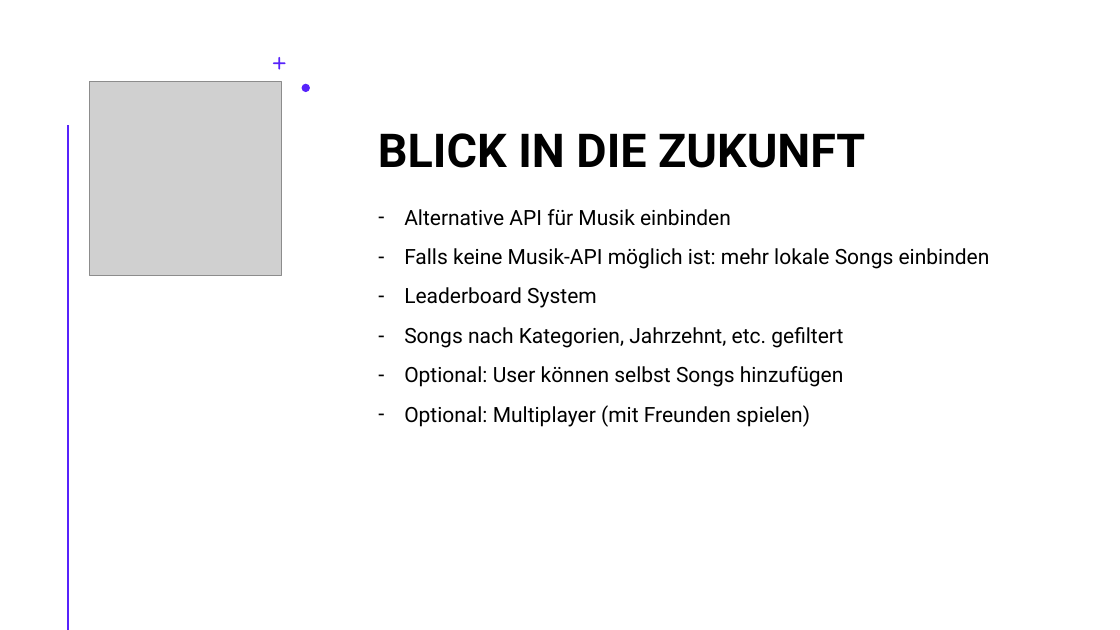
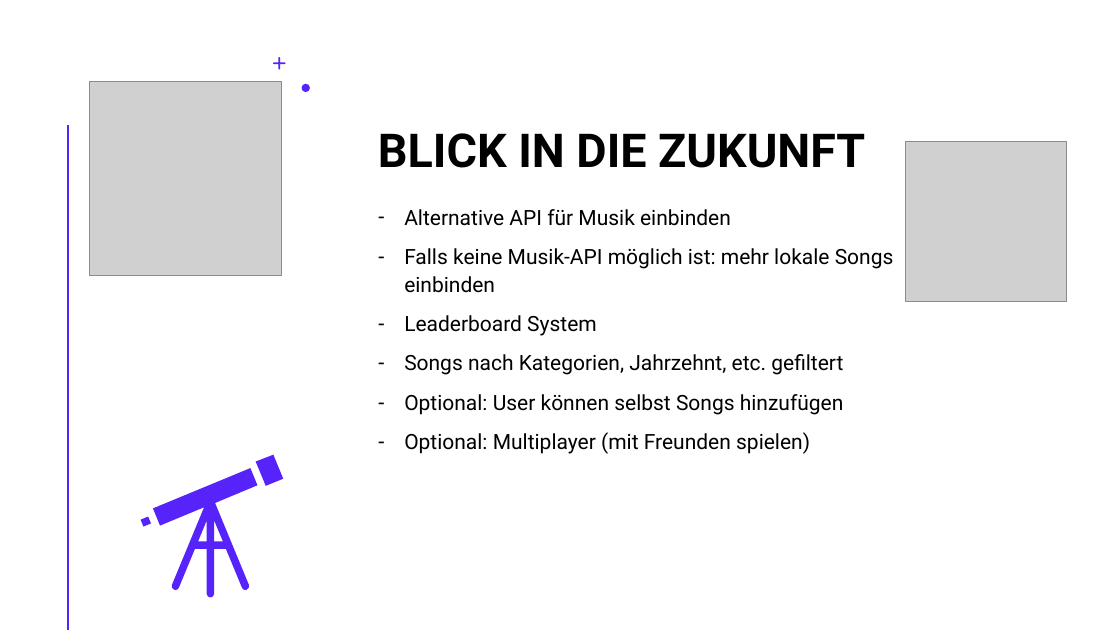
Before and after one commit to Sodentix/Melodia, a slide deck: slide 18 of Projektunterlagen/999_Zwischenpräsentationen/1. Zwischenpräsentation/Zwischenpräsentation Melodia am 12.11.2025.pptx (slide 10 before the commit). Drawn at 1120x630 pixels with LibreOffice and Linux fonts; fonts in the diff are those of the drawing; grey boxes stand for pictures. Boxes give left, top, right and bottom in pixels: in the first picture for what was removed or moved away, otherwise in the second. Text is boxed around its words. In the diff, an @@ line names an element or a change of style, - is before the commit and + after.

```diff
--- a/Projektunterlagen/999_Zwischenpräsentationen/1. Zwischenpräsentation/Zwischenpräsentation Melodia am 12.11.2025.pptx
+++ b/Projektunterlagen/999_Zwischenpräsentationen/1. Zwischenpräsentation/Zwischenpräsentation Melodia am 12.11.2025.pptx
@@ picture added at (906, 141, 1066, 302) @@
@@ text "Alternative API für Musik einbinden" rewrapped from (404, 209, 990, 427) to (404, 209, 894, 454) @@
@@ freeform shape added at (153, 468, 257, 597), fill #5723FB @@
@@ freeform shape added at (255, 455, 283, 486), fill #5723FB @@
@@ freeform shape added at (140, 517, 151, 527), fill #5723FB @@
```
Also in this commit, not shown: 6 other slides changed, 5 slides added, 1 slide removed.
